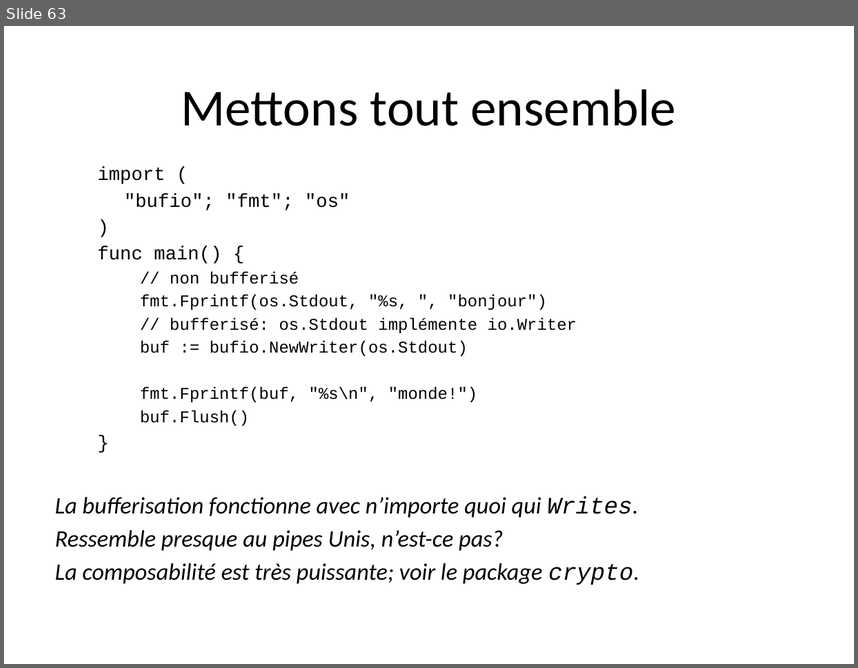
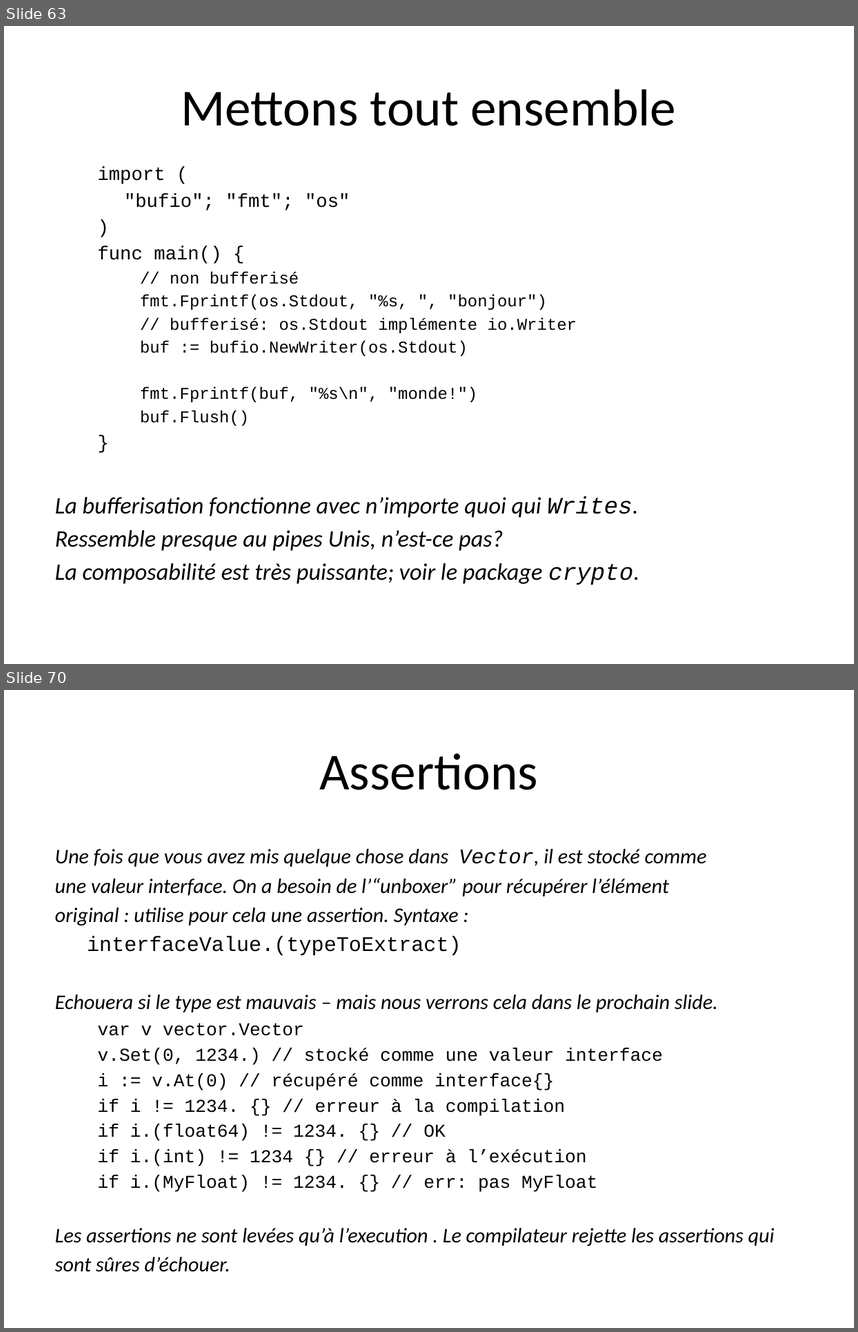
Before and after one commit to trash-anger/golang-france, a slide deck: Go-documentation/cours-general/Go-partie2.pptx. Shown one above the other, each under a label of ours: slide 63 before the commit, slides 63 and 70 after it; the slides between them are not shown. The pictures are 858x668 and 858x1332 pixels, drawn with LibreOffice and Linux fonts; fonts in the diff are those of the drawing; background and template pictures are left out. Boxes give left, top, right and bottom in pixels: in the first picture for what was removed or moved away, otherwise in the second. Text is boxed around its words. In the diff, an @@ line names an element or a change of style, - is before the commit and + after.

```diff
--- a/Go-documentation/cours-general/Go-partie2.pptx
+++ b/Go-documentation/cours-general/Go-partie2.pptx
@@ slide 70 added at (x1=4, y1=690, x2=854, y2=1328), background #FFFFFF @@
@@ title added at (x1=319, y1=753, x2=538, y2=790), 44 pt, text #000000 @@
+Assertions
@@ text added at (x1=55, y1=849, x2=775, y2=1245), 17.6 pt, text #000000, italic @@
+Une fois que vous avez mis quelque chose dans Vector, il est stocké comme
+une valeur interface. On a besoin de l’“unboxer” pour récupérer l’élément
+original : utilise pour cela une assertion. Syntaxe :
+interfaceValue.(typeToExtract)
+Echouera si le type est mauvais – mais nous verrons cela dans le prochain slide.
+  var v vector.Vector
+  v.Set(0, 1234.) // stocké comme une valeur interface
+  i := v.At(0) // récupéré comme interface{}
+  if i != 1234. {} // erreur à la compilation
+  if i.(float64) != 1234. {} // OK
+  if i.(int) != 1234 {} // erreur à l’exécution
+  if i.(MyFloat) != 1234. {} // err: pas MyFloat
+Les assertions ne sont levées qu’à l’execution . Le compilateur rejette les assertions qui
+sont sûres d’échouer.
```
Also in this commit, not shown: 22 other slides added, 1 slide removed, 1 other file.
